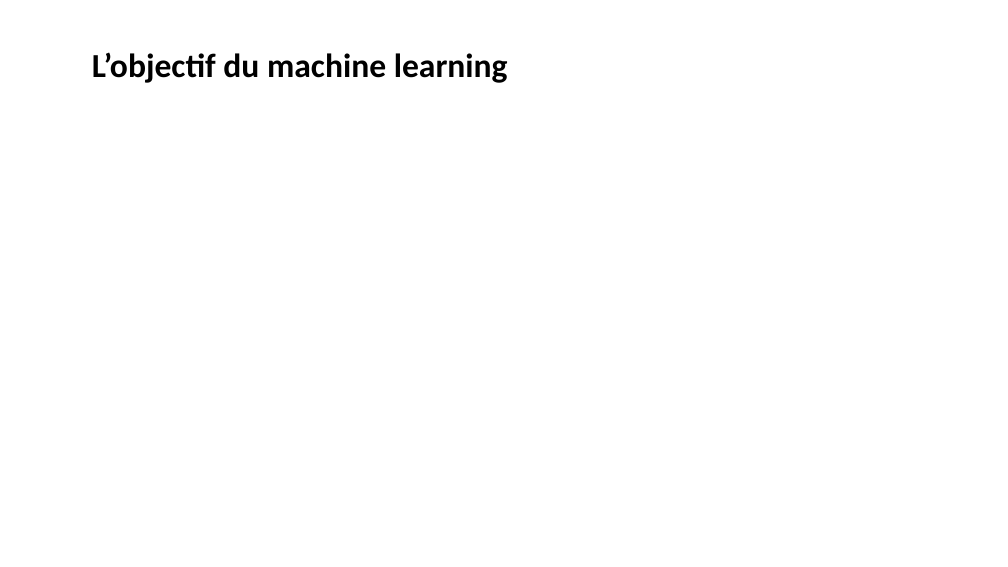
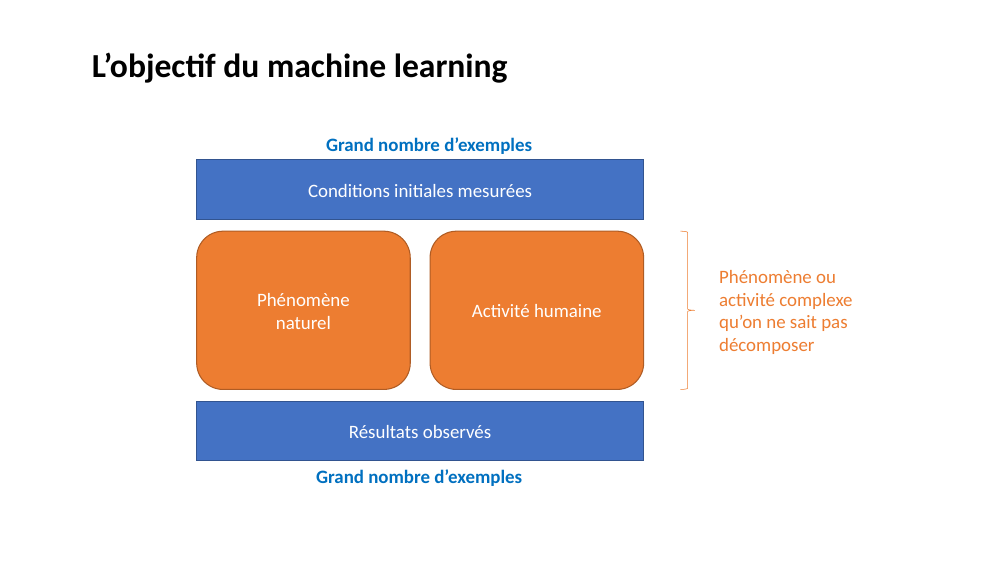
Before and after one commit to laurentprudhon/cours-deeplearning-2020, a slide deck: slide 3 of slides/02_production.pptx. Drawn at 1008x567 pixels with LibreOffice and Linux fonts; fonts in the diff are those of the drawing. Boxes give left, top, right and bottom in pixels: in the first picture for what was removed or moved away, otherwise in the second. Text is boxed around its words. In the diff, an @@ line names an element or a change of style, - is before the commit and + after.

```diff
--- a/slides/02_production.pptx
+++ b/slides/02_production.pptx
@@ text added at (x1=326, y1=137, x2=532, y2=154), 18 pt, text #0070C0, bold @@
+Grand nombre d’exemples
@@ rectangle added at (x1=197, y1=160, x2=644, y2=219), fill #4472C4, outline #325491 1 pt, 18 pt, text #FFFFFF @@
+Conditions initiales mesurées
@@ rounded rectangle added at (x1=197, y1=231, x2=411, y2=389), fill #ED7D31, outline #AF5C24 1 pt, 18 pt, text #FFFFFF @@
+Phénomène
+naturel
@@ rounded rectangle added at (x1=430, y1=231, x2=644, y2=389), fill #ED7D31, outline #AF5C24 1 pt, 18 pt, text #FFFFFF @@
+Activité humaine
@@ right brace added at (x1=681, y1=231, x2=695, y2=389), outline #ED7D31 0.5 pt @@
@@ text added at (x1=719, y1=270, x2=852, y2=354), 18 pt, text #ED7D31 @@
+Phénomène ou activité complexe qu’on ne sait pas décomposer
@@ rectangle added at (x1=197, y1=402, x2=644, y2=461), fill #4472C4, outline #325491 1 pt, 18 pt, text #FFFFFF @@
+Résultats observés
@@ text added at (x1=316, y1=469, x2=522, y2=486), 18 pt, text #0070C0, bold @@
+Grand nombre d’exemples
```
Also in this commit, not shown: 1 other slide changed, 6 slides added, 15 slides removed.
